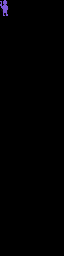
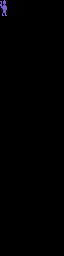
Two versions of the same layered image (64 × 256). Layer-by-layer changes:
painted on "Background" over [2,0,8,16]
